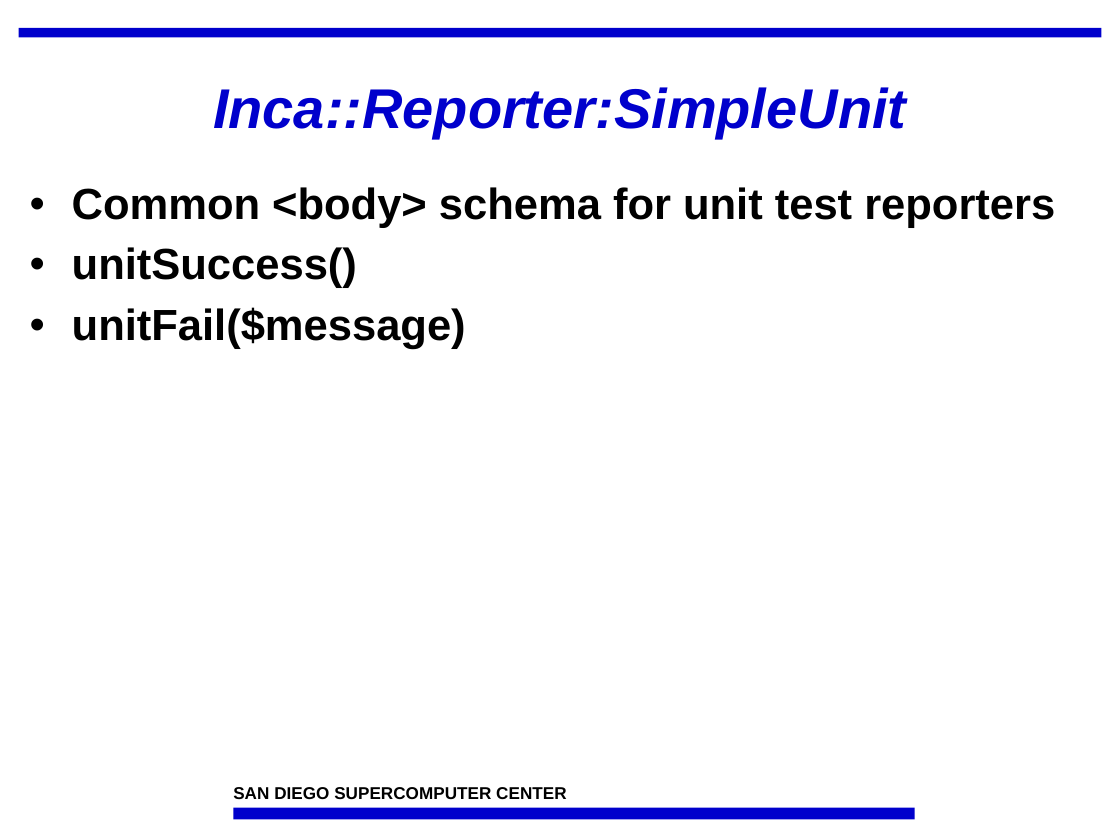
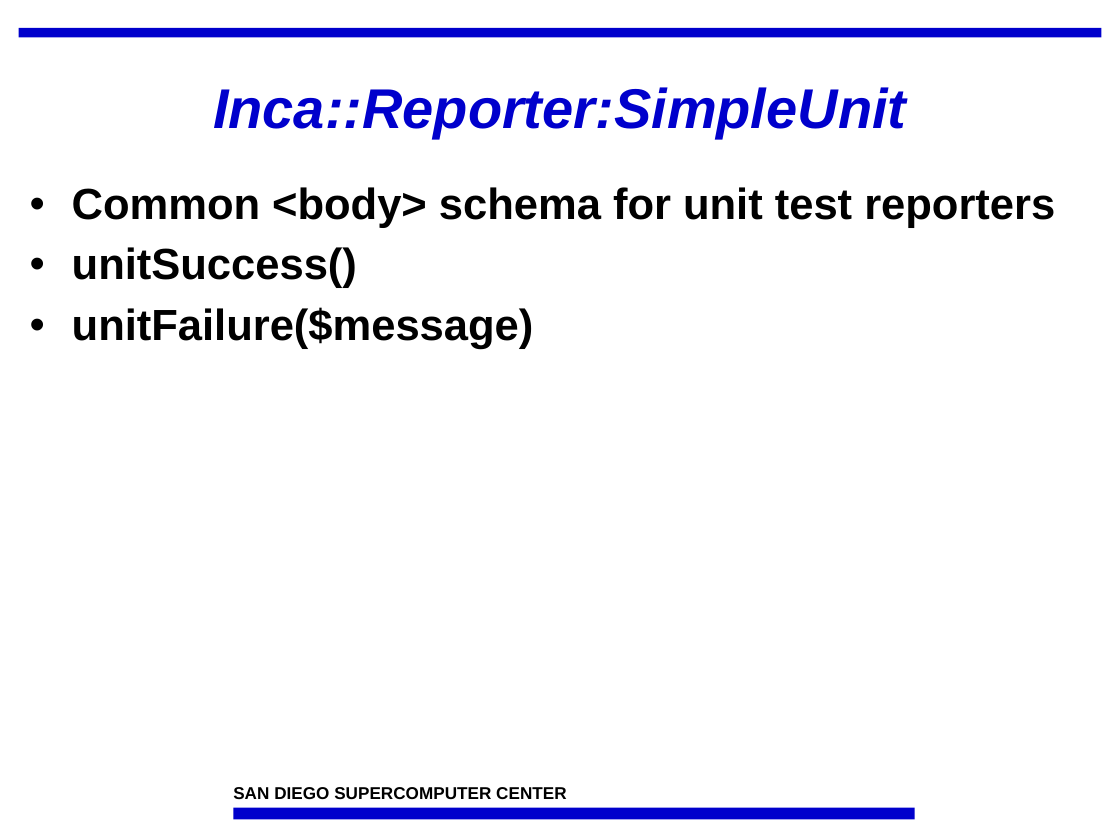
Before and after one commit to IncaProject/inca-xsede, a slide deck: slide 12 of talks/incaReporters.ppt (slide 10 before the commit). Drawn at 1120x840 pixels with LibreOffice and Linux fonts; fonts in the diff are those of the drawing; background and template pictures are left out. Boxes give left, top, right and bottom in pixels: in the first picture for what was removed or moved away, otherwise in the second. Text is boxed around its words. In the diff, an @@ line names an element or a change of style, - is before the commit and + after.

```diff
--- a/talks/incaReporters.ppt
+++ b/talks/incaReporters.ppt
@@ text at (72, 307, 534, 349): text changed @@
-• unitFail($message)
+• unitFailure($message)
```
Also in this commit, not shown: 2 other slides changed, 5 slides added.
